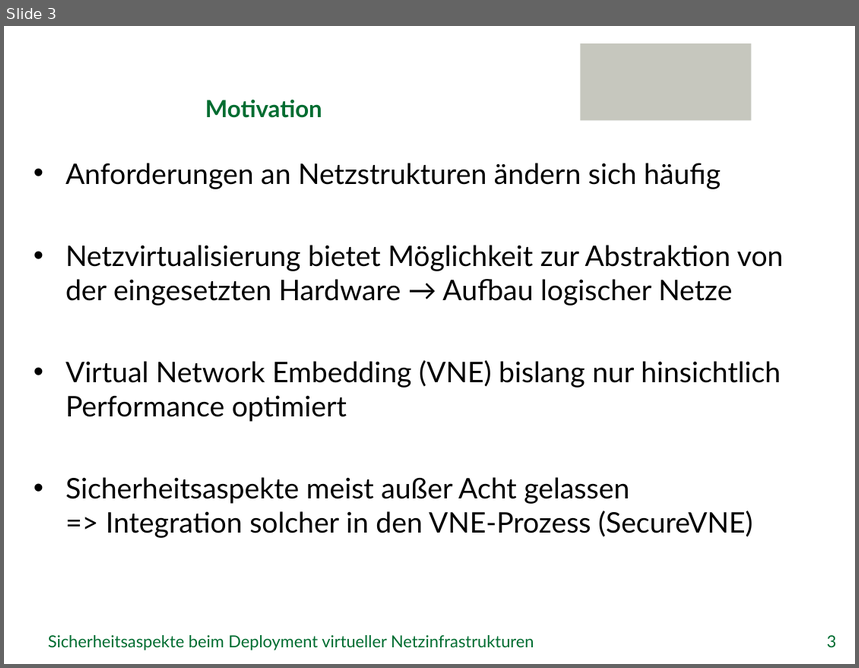
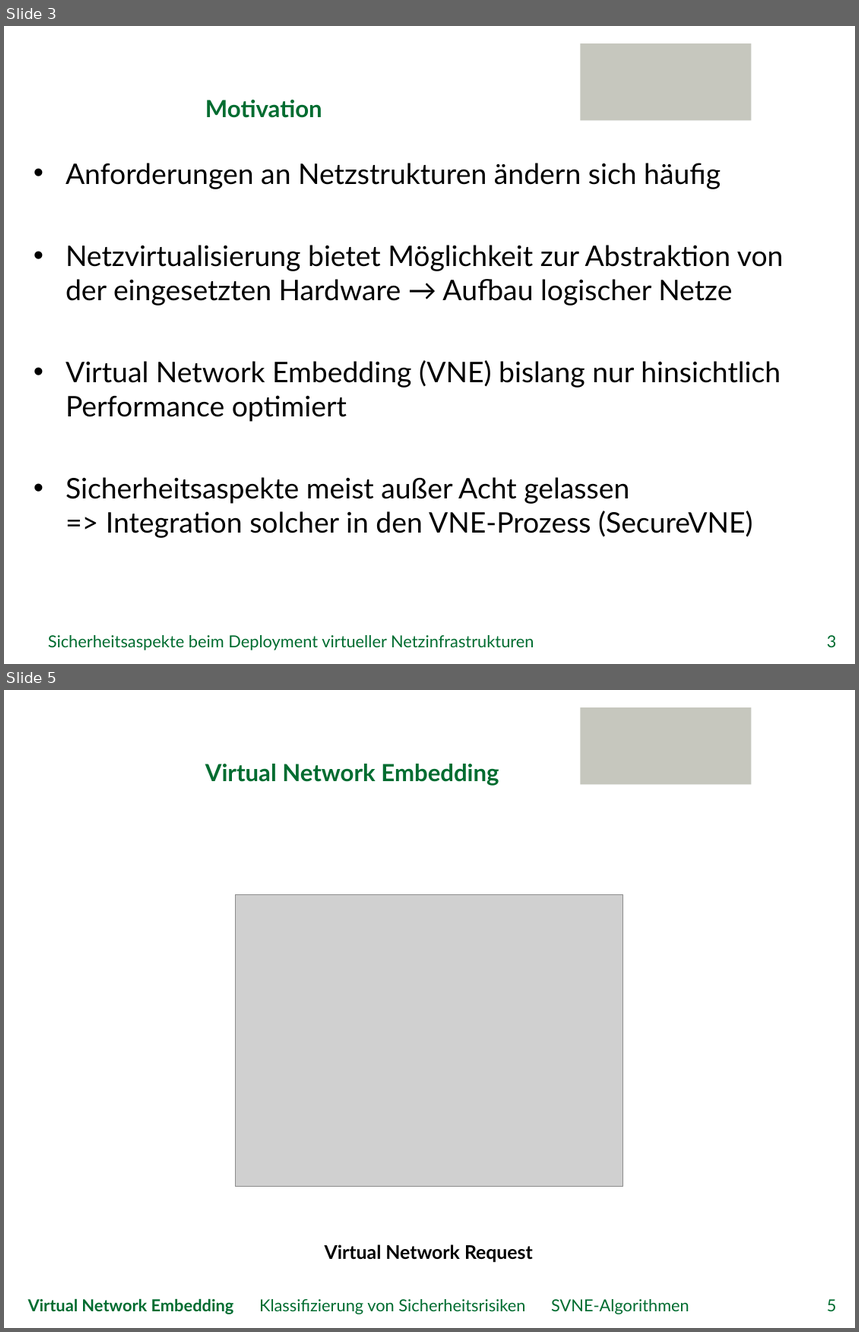
Before and after one commit to GeGroe/timvs, a slide deck: Referat/PowerPoint/TimvS_SVNE.pptx. Shown one above the other, each under a label of ours: slide 3 before the commit, slides 3 and 5 after it; the slides between them are not shown. The pictures are 859x668 and 859x1332 pixels, drawn with LibreOffice and Linux fonts; fonts in the diff are those of the drawing; grey boxes stand for pictures; background and template pictures are left out. Boxes give left, top, right and bottom in pixels: in the first picture for what was removed or moved away, otherwise in the second. Text is boxed around its words. In the diff, an @@ line names an element or a change of style, - is before the commit and + after.

```diff
--- a/Referat/PowerPoint/TimvS_SVNE.pptx
+++ b/Referat/PowerPoint/TimvS_SVNE.pptx
@@ slide 5 added at (4,690,855,1328), background picture (left out); not listed: 1 template element that a slide beside it also shows @@
@@ title added at (205,764,499,785), 20 pt, text #006C30, bold @@
+Virtual Network Embedding
@@ picture added at (236,895,623,1187) @@
@@ text added at (325,1245,533,1263), 16 pt, text #000000, bold @@
+Virtual Network Request
@@ text added at (28,1299,690,1315), 14 pt, text #006C30 @@
+Virtual Network Embedding Klassifizierung von Sicherheitsrisiken SVNE-Algorithmen
@@ page number added at (827,1300,837,1312), 14 pt, text #006C30 @@
+5
```
Also in this commit, not shown: 25 slides changed, 5 other slides added, 2 slides removed, 4 other files.
